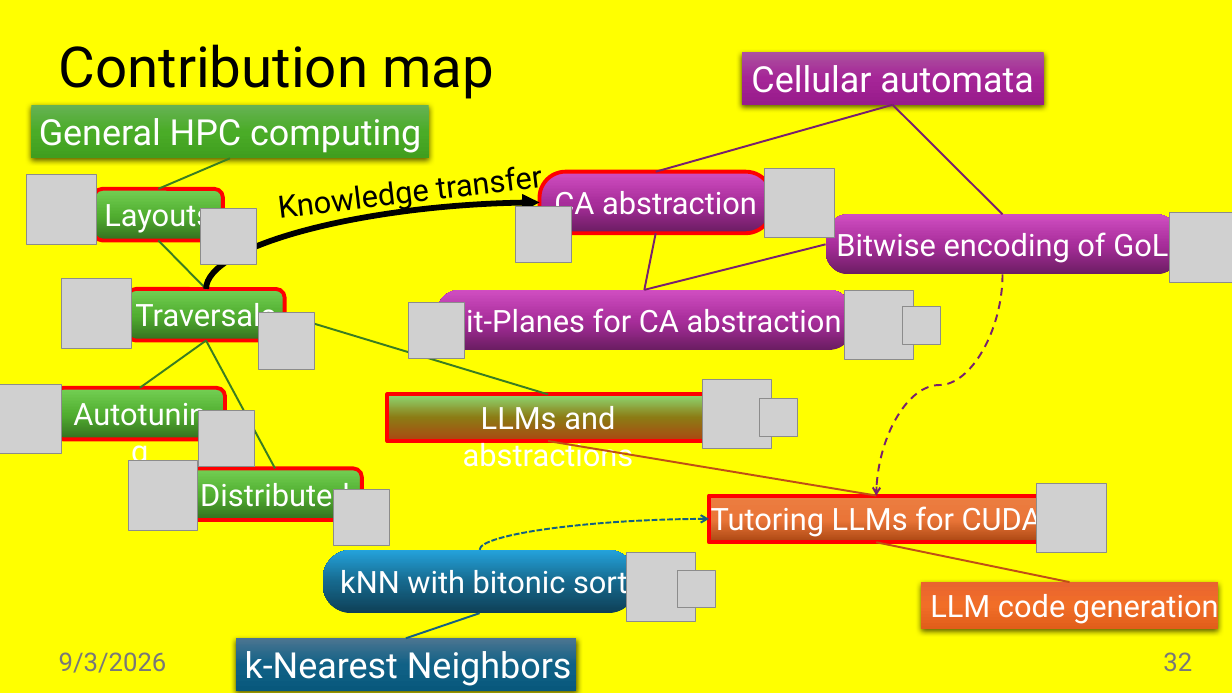
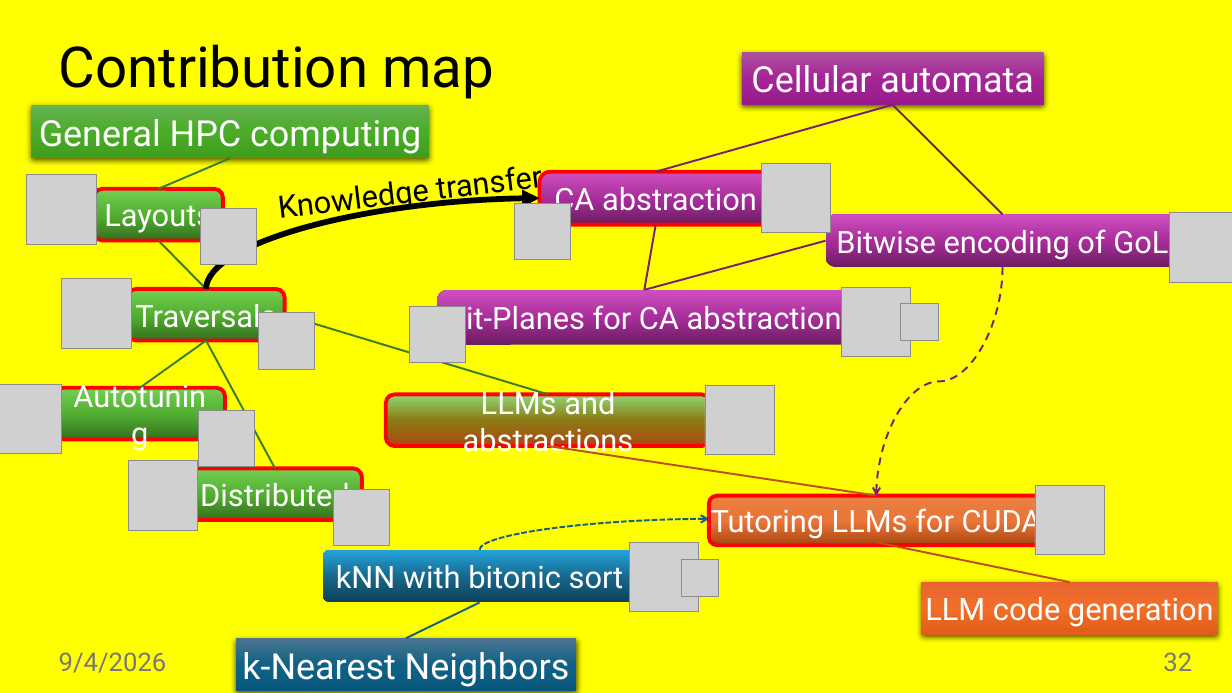
Before and after one commit to jiriklepl/phd-thesis, a slide deck: slide 32 of slides/Optimizing Memory Layouts and Traversal Orders in High-Performance Computing.pptx. Drawn at 1232x693 pixels with LibreOffice and Linux fonts; fonts in the diff are those of the drawing; grey boxes stand for pictures; background and template pictures are left out. Boxes give left, top, right and bottom in pixels: in the first picture for what was removed or moved away, otherwise in the second. Text is boxed around its words. In the diff, an @@ line names an element or a change of style, - is before the commit and + after.

```diff
--- a/slides/Optimizing Memory Layouts and Traversal Orders in High-Performance Computing.pptx
+++ b/slides/Optimizing Memory Layouts and Traversal Orders in High-Performance Computing.pptx
@@ vertical alignment top to middle; proportions changed in 3 elements at [437, 290, 853, 345], [825, 214, 1179, 267], [540, 172, 773, 225] @@
@@ rounded rectangle "CA abstraction": place and size @@
-rounded rectangle "CA abstraction" at [540, 172, 773, 234]
+rounded rectangle "CA abstraction" at [540, 172, 773, 225]
@@ picture: place and size @@
-picture at [764, 168, 834, 238]
+picture at [762, 164, 831, 233]
@@ curved arrow moved from (206, 289) - (540, 202) to (206, 289) - (540, 198) @@
@@ line moved from (644, 290) - (656, 233) to (644, 290) - (656, 225) @@
@@ rounded rectangle "Bitwise encoding of GoL": place and size @@
-rounded rectangle "Bitwise encoding of GoL" at [825, 214, 1179, 274]
+rounded rectangle "Bitwise encoding of GoL" at [825, 214, 1179, 267]
@@ curved arrow moved from (1003, 274) - (876, 495) to (1003, 267) - (876, 495) @@
@@ rounded rectangle "Bit-Planes for CA abstraction": place and size @@
-rounded rectangle "Bit-Planes for CA abstraction" at [437, 290, 853, 350]
+rounded rectangle "Bit-Planes for CA abstraction" at [437, 290, 853, 345]
@@ picture: place and size @@
-picture at [844, 291, 913, 360]
+picture at [842, 287, 911, 357]
@@ picture: place and size @@
-picture at [409, 302, 465, 359]
+picture at [409, 307, 466, 363]
@@ picture: place and size @@
-picture at [903, 307, 941, 345]
+picture at [900, 303, 938, 341]
@@ rounded rectangle "Autotuning" at [55, 388, 225, 440]: vertical alignment top to middle @@
@@ rounded rectangle "LLMs and abstractions" at [386, 395, 711, 446]: vertical alignment top to middle; rectangle to rounded rectangle @@
@@ rounded rectangle "LLMs and abstractions": place and size @@
-rounded rectangle "LLMs and abstractions" at [387, 395, 709, 441]
+rounded rectangle "LLMs and abstractions" at [386, 395, 711, 446]
@@ picture: place and size @@
-picture at [703, 380, 773, 449]
+picture at [705, 385, 775, 455]
@@ picture removed at [760, 399, 798, 437] @@
@@ line moved from (876, 495) - (548, 441) to (876, 495) - (548, 446) @@
@@ rounded rectangle "Tutoring LLMs for CUDA" at [709, 495, 1043, 545]: vertical alignment top to middle; rectangle to rounded rectangle @@
@@ rounded rectangle "kNN with bitonic sort": place and size @@
-rounded rectangle "kNN with bitonic sort" at [323, 550, 637, 614]
+rounded rectangle "kNN with bitonic sort" at [323, 550, 637, 603]
@@ rounded rectangle "kNN with bitonic sort" at [323, 550, 637, 603]: alignment left to centre; vertical alignment top to middle; proportions changed @@
@@ picture: place and size @@
-picture at [627, 553, 696, 622]
+picture at [629, 543, 699, 612]
@@ picture: place and size @@
-picture at [678, 570, 716, 608]
+picture at [681, 559, 719, 597]
@@ rectangle "LLM code generation" at [921, 582, 1218, 635]: alignment left to centre; vertical alignment top to middle @@
@@ rectangle "LLM code generation": place and size @@
-rectangle "LLM code generation" at [921, 582, 1218, 628]
+rectangle "LLM code generation" at [921, 582, 1218, 635]
@@ line moved from (406, 639) - (480, 614) to (406, 639) - (480, 603) @@
@@ text at [59, 652, 167, 673]: text changed @@
-9/3/2026
+9/4/2026
@@ rectangle "k-Nearest Neighbors" at [236, 639, 577, 691]: alignment left to centre; vertical alignment top to middle @@
```
Also in this commit, not shown: 43 other slides changed.
